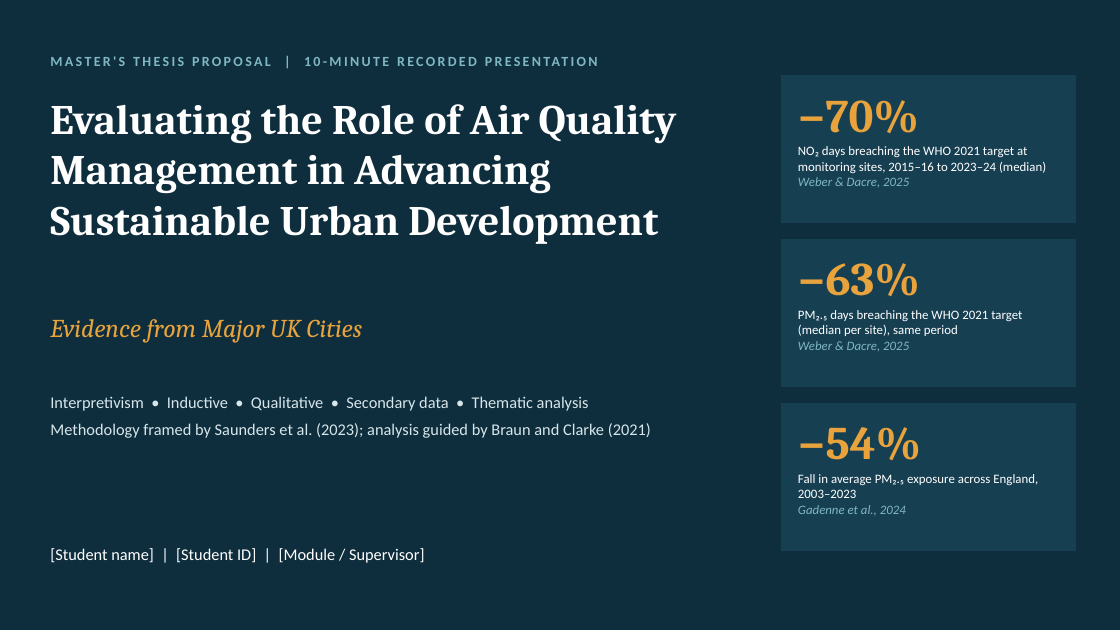
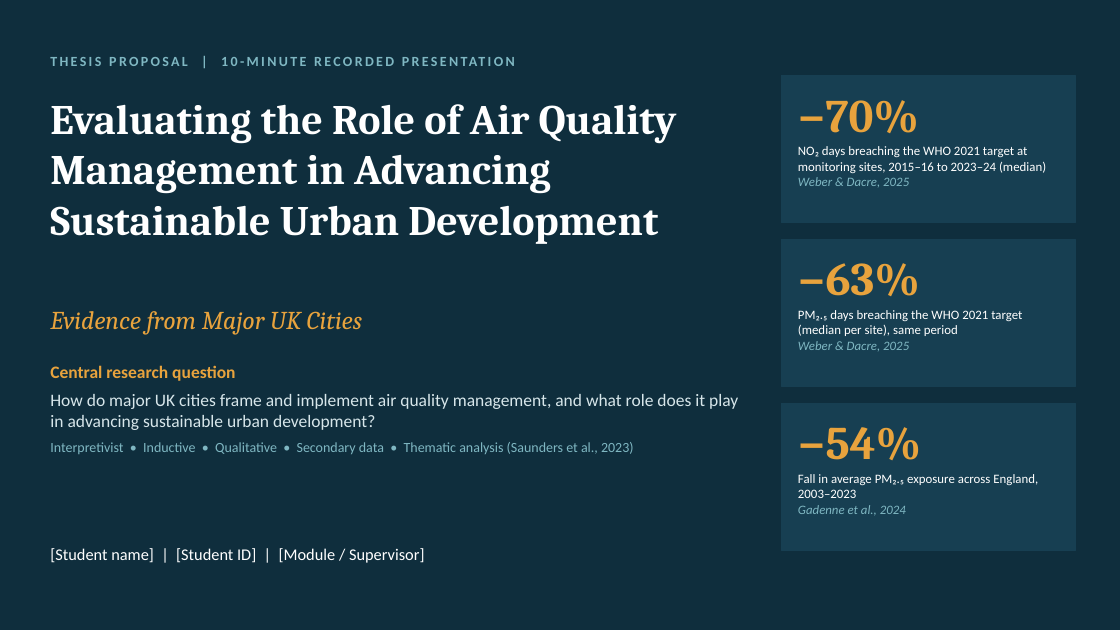
Before and after one commit to Siddharth2131/claude-resposit, a slide deck: slide 1 of UK_Air_Quality_Thesis_Proposal.pptx. Drawn at 1120x630 pixels with LibreOffice and Linux fonts; fonts in the diff are those of the drawing. Boxes give left, top, right and bottom in pixels: in the first picture for what was removed or moved away, otherwise in the second. Text is boxed around its words. In the diff, an @@ line names an element or a change of style, - is before the commit and + after.

```diff
--- a/UK_Air_Quality_Thesis_Proposal.pptx
+++ b/UK_Air_Quality_Thesis_Proposal.pptx
@@ text at <box>76,57,83,66</box>: text changed @@
-MASTER'S THESIS PROPOSAL | 10-MINUTE RECORDED PRESENTATION
+THESIS PROPOSAL | 10-MINUTE RECORDED PRESENTATION
@@ text "Evidence from Major UK Cities": place and size @@
-text "Evidence from Major UK Cities" at <box>50,319,362,343</box>
+text "Evidence from Major UK Cities" at <box>50,311,362,335</box>
@@ text at <box>50,365,738,454</box>: text changed; size 14 to 15 pt @@
-Interpretivism • Inductive • Qualitative • Secondary data • Thematic analysis
-Methodology framed by Saunders et al. (2023); analysis guided by Braun and Clarke (2021)
+Central research question
+How do major UK cities frame and implement air quality management, and what role does it play in advancing sustainable urban development?
+Interpretivist • Inductive • Qualitative • Secondary data • Thematic analysis (Saunders et al., 2023)
@@ text "Central research question" at <box>50,365,738,454</box>: vertical alignment middle to top @@
```
Also in this commit, not shown: 2 other slides changed, 4 slides added, 3 slides removed, 1 other file.
